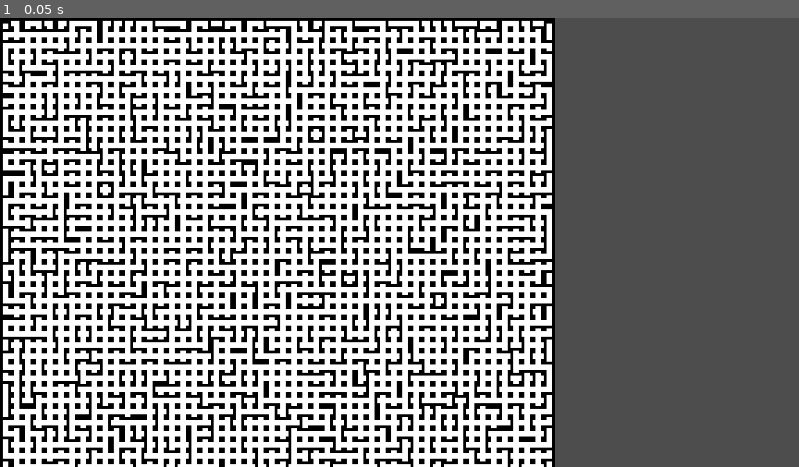
Above: before the commit, frame 1.
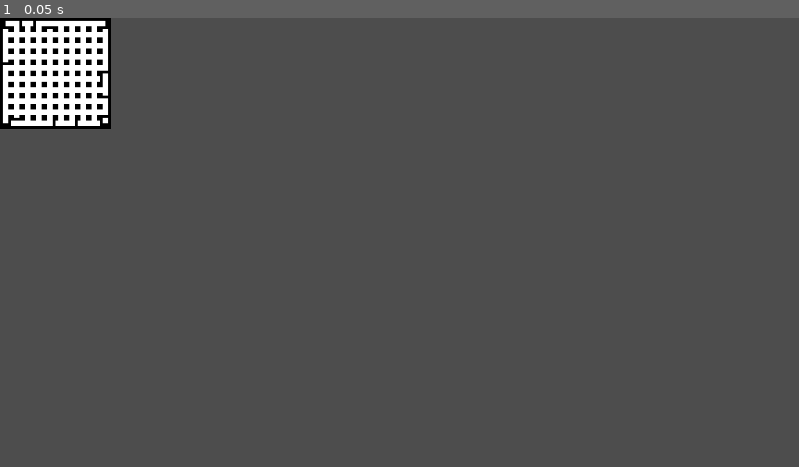
Above: after the commit, the same moment.

Repository: dsvalerian/project-minotaur
Game: Godot game, scene res://main_scene.tscn
Two runs of this game, one before a commit and one after it. Both use one fixed random seed, a clock stepped at 60 frames per second and the inputs below.
Inputs:
- Up to frame 1 (0.05 s): no input

The runs differ from the first frame. In frame 1, 65% of the frame differs, in the area x 0-70%, y 0-100%.

Commit message:
Adding a couple empty scenes, removing useless files, moving map generation to map_controller

Diff:
--- a/assets/basic_tileset.tres
+++ b/assets/tiles/basic_tileset.tres
@@ -1,6 +1,6 @@
 [gd_resource type="TileSet" format=3 uid="uid://d15sxjpt6p1i6"]
 
-[ext_resource type="Texture2D" uid="uid://dxpimewjh4rdr" path="res://assets/basic_tilesheet.png" id="1_g3k1p"]
+[ext_resource type="Texture2D" uid="uid://dxpimewjh4rdr" path="res://assets/tiles/basic_tilesheet.png" id="1_g3k1p"]
 
 [sub_resource type="TileSetAtlasSource" id="TileSetAtlasSource_i7c5w"]
 texture = ExtResource("1_g3k1p")
--- a/assets/test_tileset_small.tres
+++ b/assets/tiles/test_tileset_small.tres
@@ -1,9 +1,9 @@
 [gd_resource type="TileSet" format=3 uid="uid://oe4juwgt4r40"]
 
-[ext_resource type="Texture2D" uid="uid://dw38ai3hjxp0a" path="res://assets/test_tiles_small.png" id="1_ehqw4"]
+[ext_resource type="Texture2D" uid="uid://dw38ai3hjxp0a" path="res://assets/tiles/test_tiles_small.png" id="1_j1o00"]
 
 [sub_resource type="TileSetAtlasSource" id="TileSetAtlasSource_rr538"]
-texture = ExtResource("1_ehqw4")
+texture = ExtResource("1_j1o00")
 0:0/next_alternative_id = 2
 0:0/0 = 0
 0:0/1 = 1
--- /dev/null
+++ b/entities/map/map_controller.gd
@@ -0,0 +1,17 @@
+extends Node2D
+
+var rng = RandomNumberGenerator.new()
+
+# Called when the node enters the scene tree for the first time.
+func _ready() -> void:
+	change_floor(0, 10, 10)
+
+# Called every frame. 'delta' is the elapsed time since the previous frame.
+func _process(delta: float) -> void:
+	pass
+
+func change_floor(floor_number: int, x_length: int, y_length: int):
+	var map_floor = $MapFloor
+	#var seed = rng.randi()
+	var seed = "sugma"
+	map_floor.generate(x_length, y_length, seed)
--- /dev/null
+++ b/entities/map/map_controller.tscn
@@ -0,0 +1,12 @@
+[gd_scene format=3 uid="uid://dpwtjlal3e7xm"]
+
+[ext_resource type="Script" uid="uid://bqfcy8x1u4iw4" path="res://entities/map/map_controller.gd" id="1_82y5n"]
+[ext_resource type="PackedScene" uid="uid://40d2yslnekoa" path="res://entities/map/map_floor.tscn" id="2_oclmw"]
+
+[node name="MapManager" type="Node2D" unique_id=1822706002]
+script = ExtResource("1_82y5n")
+
+[node name="MapFloor" parent="." unique_id=1243557953 instance=ExtResource("2_oclmw")]
+x_length = 10
+y_length = 10
+loop_iter_max = 15
--- a/entities/map/map.gd
+++ b/entities/map/map_floor.gd
@@ -29,29 +29,27 @@
 const DOWN = 3
 
 # Initialize Data Structures
-var maze = TileMapLayer.new()
 var placed_tiles = TileMapLayer.new()
 var has_left_wall = TileMapLayer.new()
 var has_upper_wall = TileMapLayer.new()
 var has_right_wall = TileMapLayer.new()
 var has_lower_wall = TileMapLayer.new()
 
-var loop_iter_max = 1500
+@export var loop_iter_max: int  = 1500
 var loop_iter_count = 0
 
 func _ready():
-	# TODO random string
-	generate(50, 50, "Sugma")
-
-func generate(x_length, y_length, seed):
+	pass
+
+func generate(x_length = 20, y_length = 20, floor_seed = "ligma"):
+	clear_data()
 	var rng = RandomNumberGenerator.new()
-	rng.seed = hash(seed)
+	rng.seed = hash(floor_seed)
 
 	# TODO check if spawn and exit are valid, maybe enforce distance
 	# TODO choose extra unique room
-	# choose in/out
-	var exit_coords = Vector2i(rng.randf() * x_length, rng.randf() * y_length)
-	var spawn_coords = Vector2i(rng.randf() * x_length, rng.randf() * y_length)
+	var exit_coords = Vector2i(int(rng.randf() * x_length), int(rng.randf() * y_length))
+	var spawn_coords = Vector2i(int(rng.randf() * x_length), int(rng.randf() * y_length))
 	print(exit_coords, spawn_coords)
 
 	var keep_generating = true
@@ -70,7 +68,7 @@
 		get_wall_layer(wall_side).set_cell(Vector2i(x, y), 0, ROOM)
 
 		# validate that wall doesn't break the rules
-		if (!is_wall_placement_valid(x, y, wall_side, spawn_coords, exit_coords)):
+		if (!is_wall_placement_valid(spawn_coords, exit_coords)):
 			continue
 		else:
 			placed_tiles.set_cell(Vector2i(x, y), 0, ROOM)
@@ -83,7 +81,14 @@
 
 	render(x_length, y_length)
 
-func is_wall_placement_valid(x, y, side, spawn_coords, exit_coords):
+func clear_data():
+	placed_tiles.clear()
+	has_left_wall.clear()
+	has_upper_wall.clear()
+	has_right_wall.clear()
+	has_lower_wall.clear()
+
+func is_wall_placement_valid(spawn_coords, exit_coords):
 	return maze_has_path(spawn_coords, exit_coords) && maze_has_no_islands(spawn_coords, exit_coords)
 
 func maze_has_no_islands(spawn_coords, exit_coords):
@@ -161,7 +166,7 @@
 	# TODO actually check maze is gen, condition is there is exactly one path between spawn and exit
 	return loop_iter_count == loop_iter_max
 
-func apply_rules(x, y):
+func apply_rules():
 	# check neighbors have walls
 	# check edges/corners
 	# if it has three walls it has to be a DEAD_END
--- a/entities/map/map.tscn
+++ b/entities/map/map_floor.tscn
@@ -1,11 +1,9 @@
-[gd_scene format=4 uid="uid://dpwtjlal3e7xm"]
+[gd_scene format=4 uid="uid://40d2yslnekoa"]
 
-[ext_resource type="TileSet" uid="uid://oe4juwgt4r40" path="res://assets/test_tileset_small.tres" id="1_cbx55"]
-[ext_resource type="Script" uid="uid://bawihpsrv70lr" path="res://entities/map/map.gd" id="2_wijl4"]
+[ext_resource type="TileSet" uid="uid://oe4juwgt4r40" path="res://assets/tiles/test_tileset_small.tres" id="1_53e6u"]
+[ext_resource type="Script" uid="uid://bawihpsrv70lr" path="res://entities/map/map_floor.gd" id="2_i5aam"]
 
-[node name="Map" type="Node2D" unique_id=1822706002]
-
-[node name="MapTiles" type="TileMapLayer" parent="." unique_id=36018287]
+[node name="MapFloor" type="TileMapLayer" unique_id=1243557953]
 tile_map_data = PackedByteArray("AAD+////AAAEAAAAAAD+/wAAAAAEAAEAAAD/////AAAFAAAAAAD//wAAAAAFAAEAAAAAAP//AAAGAAAAAAAAAA …(1360 unchanged characters)…
-tile_set = ExtResource("1_cbx55")
-script = ExtResource("2_wijl4")
+tile_set = ExtResource("1_53e6u")
+script = ExtResource("2_i5aam")
--- /dev/null
+++ b/entities/map/rooms/exit_room.tscn
@@ -0,0 +1,3 @@
+[gd_scene format=3 uid="uid://b8h0vis2sg841"]
+
+[node name="ExitRoom" type="Node2D" unique_id=1119029191]
--- /dev/null
+++ b/entities/map/rooms/room.gd
@@ -0,0 +1,12 @@
+extends Node
+class_name Room
+
+
+# Called when the node enters the scene tree for the first time.
+func _ready() -> void:
+	pass # Replace with function body.
+
+
+# Called every frame. 'delta' is the elapsed time since the previous frame.
+func _process(delta: float) -> void:
+	pass
--- /dev/null
+++ b/entities/map/rooms/shop_room.tscn
@@ -0,0 +1,3 @@
+[gd_scene format=3 uid="uid://bdqvroksdryrv"]
+
+[node name="StoreRoom" type="Node2D" unique_id=1641694739]
--- /dev/null
+++ b/entities/map/rooms/spawn_room.tscn
@@ -0,0 +1,3 @@
+[gd_scene format=3 uid="uid://b7sde8d4syl1b"]
+
+[node name="Spawn" type="Node2D" unique_id=562272050]
--- a/main_scene.tscn
+++ b/main_scene.tscn
@@ -1,10 +1,10 @@
 [gd_scene format=3 uid="uid://b8f76y0vueqxj"]
 
 [ext_resource type="PackedScene" uid="uid://bpv0j4dxbtwo2" path="res://systems/game/game_manager/game_manager.tscn" id="1_ig7tw"]
-[ext_resource type="PackedScene" uid="uid://dpwtjlal3e7xm" path="res://entities/map/map.tscn" id="2_2c62f"]
+[ext_resource type="PackedScene" uid="uid://dpwtjlal3e7xm" path="res://entities/map/map_controller.tscn" id="2_2c62f"]
 
 [node name="Main" type="Node2D" unique_id=469740023]
 
 [node name="GameManager" parent="." unique_id=456663166 instance=ExtResource("1_ig7tw")]
 
-[node name="Map" parent="." unique_id=1822706002 instance=ExtResource("2_2c62f")]
+[node name="MapManager" parent="." unique_id=1822706002 instance=ExtResource("2_2c62f")]
--- a/project.godot
+++ b/project.godot
@@ -17,7 +17,7 @@
 
 [editor_plugins]
 
-enabled=PackedStringArray("res://addons/godot_vim/plugin.cfg", "res://addons/gut/plugin.cfg", "res://addons/wfc/plugin.cfg")
+enabled=PackedStringArray("res://addons/godot_vim/plugin.cfg")
 
 [physics]
 
Renamed: assets/basic_tilesheet.png -> assets/tiles/basic_tilesheet.png
Not shown, changed: assets/tiles/basic_tilesheet.png.import
Renamed: assets/test_tile_set.tres -> assets/tiles/test_tile_set.tres
Renamed: assets/test_tiles_small.png -> assets/tiles/test_tiles_small.png
Not shown, changed: assets/tiles/test_tiles_small.png.import
Not shown, added: entities/map/map_controller.gd.uid
Renamed: entities/map/map.gd.uid -> entities/map/map_floor.gd.uid
Not shown, added: entities/map/rooms/room.gd.uid
